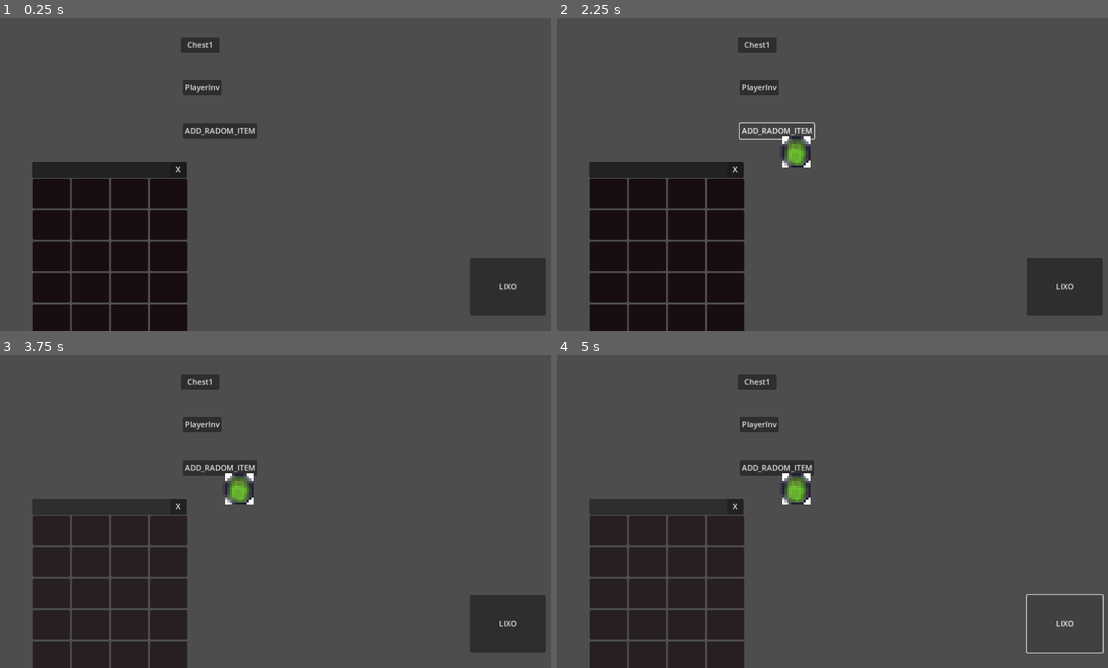
Above: before the commit, frames 1-4 (two rows, left to right).
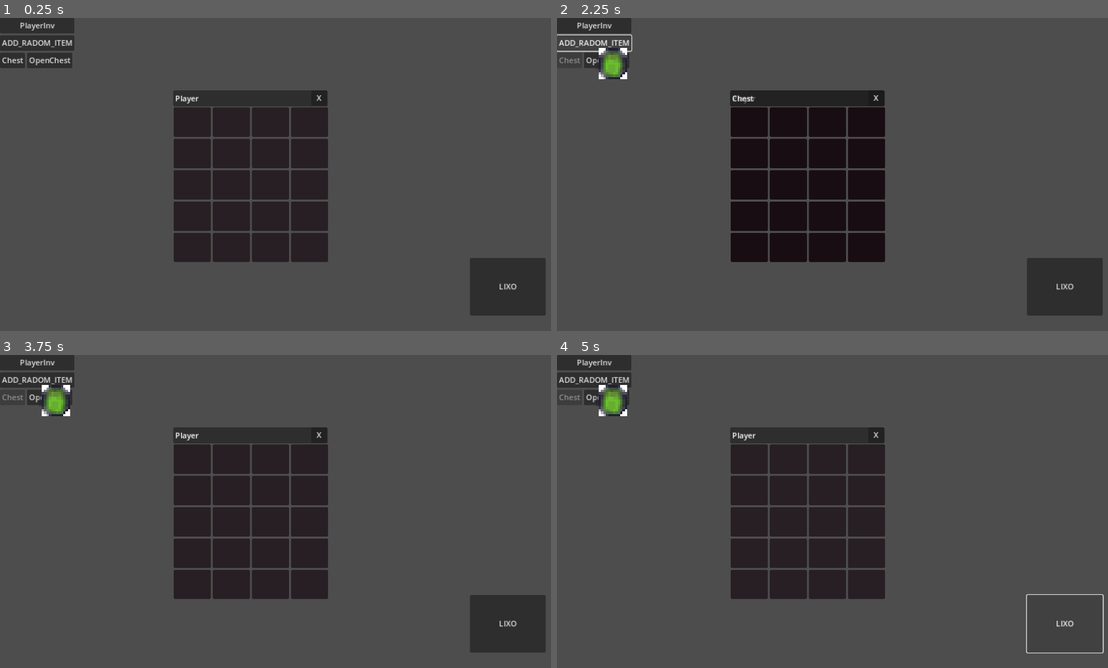
Above: after the commit, the same moments.

Repository: joshua137k/Godot-Inventory
Game: Godot game, scene res://world.tscn
The game is run twice, just before and just after one commit, with the same random seed, the same clock (stepped at 60 frames per second) and the same inputs. Before the commit the project has no main scene; this scene is started directly in both runs.
Inputs (mouse positions are in pixels of both pictures, inside the frame that each line leads up to):
- Up to frame 1 (0.25 s): no input
- Up to frame 2 (2.25 s): click "PlayerInv" at 0.5 s; click "Chest1" (after the commit: "Chest") at 1.25 s; click "ADD_RADOM_ITEM" at 2 s
- Up to frame 3 (3.75 s): click (49, 398) at 2.75 s, where only the run after the commit has a clickable "OpenChest"; click "X" at 3.5 s
- Up to frame 4 (5 s): click "LIXO" at 4.25 s

The runs differ from the first frame. In frame 1, 28% of the frame differs, in the area x 0-60%, y 0-100%; in frame 2, 29%; in frame 3, 28%; in frame 4, 28%.

Commit message:
Versão1.2

Diff:
--- a/InventoryScript/PanelSlot.gd
+++ b/InventoryScript/PanelSlot.gd
@@ -11,8 +11,10 @@
 func _can_drop_data(position, data):
 	#(texture.id==-1 or texture.id==data.id) Condição nesseraria para impedir que coloquemos
 	#um item diferente de outro no mesmo slot
-	var can_drop:bool = data[0] is itemTexture and (texture.id==-1 or texture.id==data[0].id)
-	return can_drop
+	if data is Array:
+		var can_drop:bool = data[0] is itemTexture and (texture.id==-1 or texture.id==data[0].id)
+		return can_drop
+	return false
 
 
 func _drop_data(position, data):
--- a/InventoryScript/ui.gd
+++ b/InventoryScript/ui.gd
@@ -4,10 +4,15 @@
 #Basicamente a tela aonde os nosso inventario podem se movimentar
 #Se for inventario pode aqui ser dropado
 
-@onready var InvsOpened={"Player":get_node("Inv")}
+@onready var InvsOpened={}
+@onready var InvSceane=preload("res://inv.tscn")
 
 
-
+func _ready():
+	var NewInv = InvSceane.instantiate()
+	NewInv.get_node("Title").text="Player"
+	add_child(NewInv)
+	InvsOpened["Player"]=NewInv
 
 
 func _can_drop_data(position, data):
@@ -21,8 +26,26 @@
 	return self
 
 
+
+
+
+func _on_player_pressed():
+	InvsOpened["Player"].visible=true
+
+
+func _on_chest_pressed():
+	var NewInv = InvSceane.instantiate()
+	NewInv.get_node("Title").text="Chest"
+	add_child(NewInv)
+	InvsOpened["Chest"]=NewInv
+	$VBoxContainer/HBoxContainer/Chest.disabled=true
+
+
+func _on_open_chest_pressed():
+	InvsOpened["Chest"].visible=true
+
 #New itens create
-func _on_chest_2_pressed():
+func _on_new_item_pressed():
 	var new = itemTexture.new()
 	new.itemInSLot=false
 	new.quantidade=1
@@ -31,7 +54,3 @@
 	new.texture=Dados.items[rand]
 	new.id=rand
 	add_child(new)
-
-
-func _on_player_pressed():
-	InvsOpened["Player"].visible=true
--- /dev/null
+++ b/inv.tscn
@@ -0,0 +1,83 @@
+[gd_scene load_steps=5 format=3 uid="uid://bl5phv1vvorrh"]
+
+[ext_resource type="Script" path="res://InventoryScript/Inv.gd" id="1_oo4a2"]
+[ext_resource type="Script" path="res://InventoryScript/PanelSlot.gd" id="2_q2edy"]
+[ext_resource type="Script" path="res://InventoryScript/Item.gd" id="3_8358m"]
+[ext_resource type="Script" path="res://InventoryScript/InvDraw.gd" id="4_fd668"]
+
+[node name="Inv" type="Control"]
+layout_mode = 3
+anchors_preset = 0
+offset_left = 358.0
+offset_top = 178.0
+offset_right = 688.0
+offset_bottom = 515.0
+script = ExtResource("1_oo4a2")
+metadata/_edit_group_ = true
+
+[node name="InvDraw" type="GridContainer" parent="."]
+layout_mode = 0
+offset_left = 2.0
+offset_top = 7.0
+offset_right = 322.0
+offset_bottom = 327.0
+mouse_filter = 0
+mouse_default_cursor_shape = 2
+columns = 4
+
+[node name="Panel" type="Panel" parent="InvDraw"]
+self_modulate = Color(0.568627, 0.0509804, 0.278431, 1)
+layout_mode = 2
+size_flags_horizontal = 3
+size_flags_vertical = 3
+script = ExtResource("2_q2edy")
+get_inv = NodePath("../..")
+
+[node name="item" type="TextureRect" parent="InvDraw/Panel"]
+texture_filter = 1
+layout_mode = 0
+offset_right = 40.0
+offset_bottom = 40.0
+script = ExtResource("3_8358m")
+get_inv = NodePath("..")
+
+[node name="Label" type="Label" parent="InvDraw/Panel"]
+layout_mode = 1
+anchors_preset = 2
+anchor_top = 1.0
+anchor_bottom = 1.0
+offset_top = -26.0
+offset_right = 40.0
+grow_vertical = 0
+
+[node name="Grab" type="Panel" parent="."]
+layout_mode = 2
+offset_left = 1.0
+offset_top = -28.0
+offset_right = 321.0
+offset_bottom = 5.0
+mouse_filter = 1
+script = ExtResource("4_fd668")
+
+[node name="Close" type="Button" parent="."]
+layout_mode = 0
+offset_left = 288.0
+offset_top = -28.0
+offset_right = 321.0
+offset_bottom = 3.0
+text = "X"
+
+[node name="Text" type="Label" parent="."]
+layout_mode = 0
+offset_left = 3.0
+offset_top = -68.0
+offset_right = 137.0
+offset_bottom = -30.0
+
+[node name="Title" type="Label" parent="."]
+layout_mode = 0
+offset_left = 5.0
+offset_top = -23.0
+offset_right = 203.0
+
+[connection signal="pressed" from="Close" to="." method="_on_close_pressed"]
--- a/project.godot
+++ b/project.godot
@@ -11,6 +11,7 @@
 [application]
 
 config/name="Godot Inventary"
+run/main_scene="res://world.tscn"
 config/features=PackedStringArray("4.0", "GL Compatibility")
 config/icon="res://icon.svg"
 
--- a/ui.tscn
+++ b/ui.tscn
@@ -1,10 +1,6 @@
-[gd_scene load_steps=7 format=3 uid="uid://co1jg7sxdk4ij"]
+[gd_scene load_steps=3 format=3 uid="uid://co1jg7sxdk4ij"]
 
 [ext_resource type="Script" path="res://InventoryScript/ui.gd" id="1_hcwul"]
-[ext_resource type="Script" path="res://InventoryScript/Inv.gd" id="2_dgvki"]
-[ext_resource type="Script" path="res://InventoryScript/PanelSlot.gd" id="3_3lcwt"]
-[ext_resource type="Script" path="res://InventoryScript/Item.gd" id="4_msc6m"]
-[ext_resource type="Script" path="res://InventoryScript/InvDraw.gd" id="5_p64wf"]
 [ext_resource type="Script" path="res://LIXO.gd" id="6_g5l3c"]
 
 [node name="Ui" type="Panel"]
@@ -15,32 +11,6 @@
 size_flags_vertical = 3
 script = ExtResource("1_hcwul")
 
-[node name="Player" type="Button" parent="."]
-layout_mode = 0
-offset_left = 379.0
-offset_top = 128.0
-offset_right = 459.0
-offset_bottom = 159.0
-text = "PlayerInv"
-
-[node name="Chest" type="Button" parent="."]
-layout_mode = 0
-offset_left = 375.0
-offset_top = 40.0
-offset_right = 455.0
-offset_bottom = 71.0
-text = "Chest1
-"
-
-[node name="NewItem" type="Button" parent="."]
-layout_mode = 0
-offset_left = 379.0
-offset_top = 218.0
-offset_right = 459.0
-offset_bottom = 249.0
-text = "ADD_RADOM_ITEM
-"
-
 [node name="LIXO" type="Button" parent="."]
 layout_mode = 0
 offset_left = 974.0
@@ -50,143 +20,38 @@
 text = "LIXO"
 script = ExtResource("6_g5l3c")
 
-[node name="Inv" type="Control" parent="."]
-layout_mode = 3
-anchors_preset = 0
-offset_left = 66.0
-offset_top = 326.0
-offset_right = 396.0
-offset_bottom = 663.0
-script = ExtResource("2_dgvki")
-
-[node name="InvDraw" type="GridContainer" parent="Inv"]
-layout_mode = 0
-offset_left = 2.0
-offset_top = 7.0
-offset_right = 322.0
-offset_bottom = 327.0
-mouse_filter = 0
-mouse_default_cursor_shape = 2
-columns = 4
-
-[node name="Panel" type="Panel" parent="Inv/InvDraw"]
-self_modulate = Color(0.568627, 0.0509804, 0.278431, 1)
-layout_mode = 2
-size_flags_horizontal = 3
-size_flags_vertical = 3
-script = ExtResource("3_3lcwt")
-get_inv = NodePath("../..")
-
-[node name="item" type="TextureRect" parent="Inv/InvDraw/Panel"]
-texture_filter = 1
+[node name="VBoxContainer" type="VBoxContainer" parent="."]
 layout_mode = 0
 offset_right = 40.0
 offset_bottom = 40.0
-script = ExtResource("4_msc6m")
-get_inv = NodePath("..")
 
-[node name="Label" type="Label" parent="Inv/InvDraw/Panel"]
-layout_mode = 1
-anchors_preset = 2
-anchor_top = 1.0
-anchor_bottom = 1.0
-offset_top = -26.0
-offset_right = 40.0
-grow_vertical = 0
+[node name="Player" type="Button" parent="VBoxContainer"]
+layout_mode = 2
+text = "PlayerInv"
 
-[node name="Grab" type="Panel" parent="Inv"]
+[node name="NewItem" type="Button" parent="VBoxContainer"]
 layout_mode = 2
-offset_left = 1.0
-offset_top = -28.0
-offset_right = 321.0
-offset_bottom = 5.0
-mouse_filter = 1
-script = ExtResource("5_p64wf")
+text = "ADD_RADOM_ITEM
+"
 
-[node name="Close" type="Button" parent="Inv"]
-layout_mode = 0
-offset_left = 288.0
-offset_top = -28.0
-offset_right = 321.0
-offset_bottom = 3.0
-text = "X"
+[node name="HBoxContainer" type="HBoxContainer" parent="VBoxContainer"]
+layout_direction = 1
+layout_mode = 2
+size_flags_vertical = 3
+metadata/_edit_group_ = true
 
-[node name="Text" type="Label" parent="Inv"]
-layout_mode = 0
-offset_left = 3.0
-offset_top = -68.0
-offset_right = 137.0
-offset_bottom = -30.0
+[node name="Chest" type="Button" parent="VBoxContainer/HBoxContainer"]
+layout_direction = 1
+layout_mode = 2
+text = "Chest
+"
 
-[node name="Inv2" type="Control" parent="."]
-layout_mode = 3
-anchors_preset = 0
-offset_left = 66.0
-offset_top = 326.0
-offset_right = 396.0
-offset_bottom = 663.0
-script = ExtResource("2_dgvki")
+[node name="OpenChest" type="Button" parent="VBoxContainer/HBoxContainer"]
+layout_mode = 2
+text = "OpenChest
+"
 
-[node name="InvDraw" type="GridContainer" parent="Inv2"]
-layout_mode = 0
-offset_left = 2.0
-offset_top = 7.0
-offset_right = 322.0
-offset_bottom = 327.0
-mouse_filter = 0
-mouse_default_cursor_shape = 2
-columns = 4
-
-[node name="Panel" type="Panel" parent="Inv2/InvDraw"]
-self_modulate = Color(0.568627, 0.0509804, 0.278431, 1)
-layout_mode = 2
-size_flags_horizontal = 3
-size_flags_vertical = 3
-script = ExtResource("3_3lcwt")
-get_inv = NodePath("../..")
-
-[node name="item" type="TextureRect" parent="Inv2/InvDraw/Panel"]
-texture_filter = 1
-layout_mode = 0
-offset_right = 40.0
-offset_bottom = 40.0
-script = ExtResource("4_msc6m")
-get_inv = NodePath("..")
-
-[node name="Label" type="Label" parent="Inv2/InvDraw/Panel"]
-layout_mode = 1
-anchors_preset = 2
-anchor_top = 1.0
-anchor_bottom = 1.0
-offset_top = -26.0
-offset_right = 40.0
-grow_vertical = 0
-
-[node name="Grab" type="Panel" parent="Inv2"]
-layout_mode = 2
-offset_left = 1.0
-offset_top = -28.0
-offset_right = 321.0
-offset_bottom = 5.0
-mouse_filter = 1
-script = ExtResource("5_p64wf")
-
-[node name="Close" type="Button" parent="Inv2"]
-layout_mode = 0
-offset_left = 288.0
-offset_top = -28.0
-offset_right = 321.0
-offset_bottom = 3.0
-text = "X"
-
-[node name="Text" type="Label" parent="Inv2"]
-layout_mode = 0
-offset_left = 3.0
-offset_top = -68.0
-offset_right = 137.0
-offset_bottom = -30.0
-
-[connection signal="pressed" from="Player" to="." method="_on_player_pressed"]
-[connection signal="pressed" from="NewItem" to="." method="_on_chest_2_pressed"]
-[connection signal="pressed" from="Inv/Close" to="Inv" method="_on_close_pressed"]
-[connection signal="pressed" from="Inv2/Close" to="Inv2" method="_on_close_pressed"]
+[connection signal="pressed" from="VBoxContainer/Player" to="." method="_on_player_pressed"]
+[connection signal="pressed" from="VBoxContainer/NewItem" to="." method="_on_new_item_pressed"]
+[connection signal="pressed" from="VBoxContainer/HBoxContainer/Chest" to="." method="_on_chest_pressed"]
+[connection signal="pressed" from="VBoxContainer/HBoxContainer/OpenChest" to="." method="_on_open_chest_pressed"]
